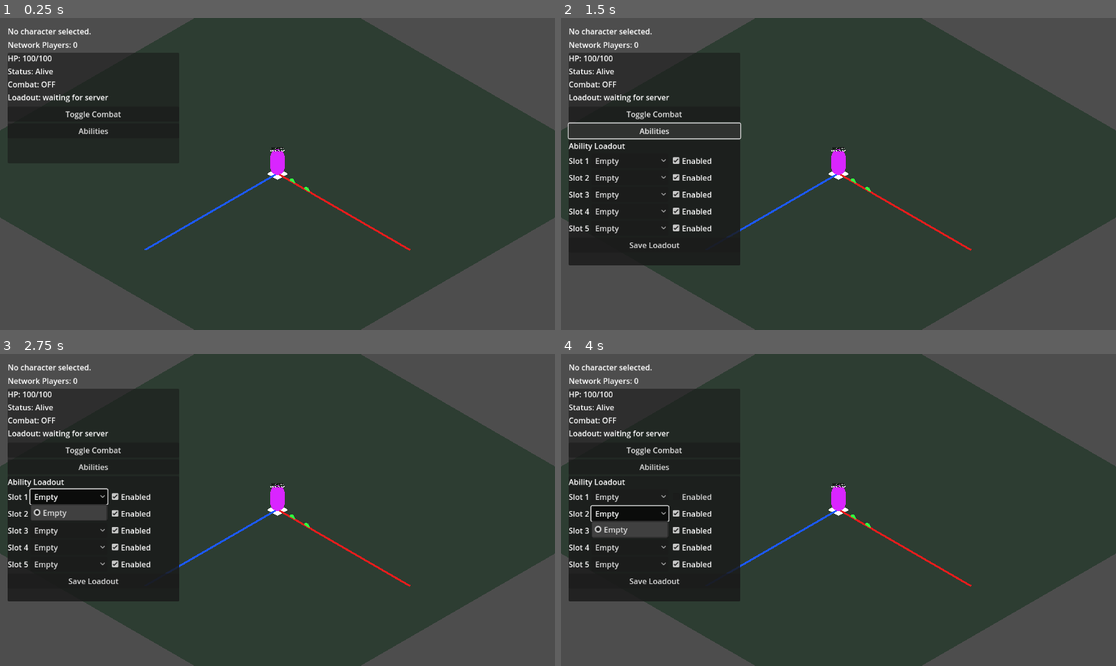
Above: before the commit, frames 1-4 (two rows, left to right).
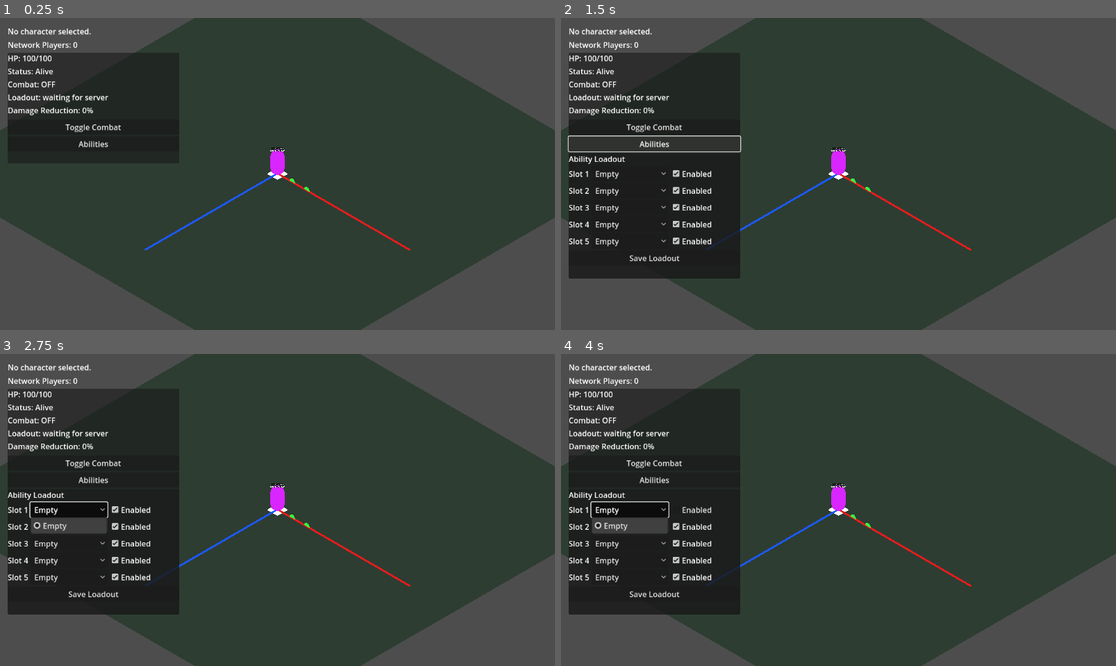
Above: after the commit, the same moments.

Repository: ademastrie/rpg_prototype
Game: Godot game, scene res://scenes/client/client_game.tscn
The game is run twice, just before and just after one commit, with the same random seed, the same clock (stepped at 60 frames per second) and the same inputs. This scene is started directly instead of the project's main scene.
Inputs:
- Up to frame 1 (0.25 s): no input
- Up to frame 2 (1.5 s): click "Toggle Combat" at 0.5 s; click "Abilities" at 1.25 s
- Up to frame 3 (2.75 s): click "Empty" at 2 s
- Up to frame 4 (4 s): click "Enabled" at 2.75 s; click "Empty" at 3.5 s

The runs differ from the first frame. In frame 1, 0.5% of the frame differs, in the area x 1-22%, y 28-42%; in frame 2, 4.3%; in frame 3, 4.8%, in the area x 1-33%, y 28-84%; in frame 4, 4.1%.

Commit message:
Add server-side player combat stats

Diff:
--- a/godot/scripts/client/client_game.gd
+++ b/godot/scripts/client/client_game.gd
@@ -47,6 +47,7 @@
 	world_spawner.player_spawned.connect(_on_player_spawned)
 	world_spawner.player_health_updated.connect(_on_player_health_updated)
 	world_spawner.player_down_state_updated.connect(_on_player_down_state_updated)
+	world_spawner.player_combat_stats_updated.connect(_on_player_combat_stats_updated)
 	world_spawner.combat_mode_updated.connect(_on_combat_mode_updated)
 	world_spawner.ability_enabled_updated.connect(_on_ability_enabled_updated)
 	world_spawner.ability_state_updated.connect(_on_ability_state_updated)
@@ -184,6 +185,13 @@
 		print("Local player is down.")
 
 
+func _on_player_combat_stats_updated(peer_id: int, combat_stats: Dictionary) -> void:
+	if peer_id != multiplayer.get_unique_id():
+		return
+
+	game_hud.call("update_combat_stats", combat_stats)
+
+
 func _on_player_down_state_updated(peer_id: int, is_down: bool) -> void:
 	if peer_id != multiplayer.get_unique_id():
 		return
--- a/godot/scripts/client/game_hud.gd
+++ b/godot/scripts/client/game_hud.gd
@@ -22,6 +22,7 @@
 var _ability_panel: PanelContainer = null
 var _ability_panel_button: Button = null
 var _ability_slot_rows: Array = []
+var _combat_stats_label: Label = null
 var _ability_panel_status: Label = null
 var _message_label: Label = null
 var _message_timer: SceneTreeTimer = null
@@ -33,6 +34,8 @@
 	update_health(100, 100)
 	update_down_state(false)
 	update_combat_mode(false)
+	_build_combat_stats_label()
+	update_combat_stats({})
 	update_loadout([])
 
 
@@ -65,6 +68,14 @@
 		combat_label.text = "Combat: OFF"
 
 
+func update_combat_stats(combat_stats: Dictionary) -> void:
+	if _combat_stats_label == null:
+		return
+
+	var damage_reduction: float = float(combat_stats.get("damage_reduction", 0.0))
+	_combat_stats_label.text = "Damage Reduction: %s%%" % int(round(damage_reduction * 100.0))
+
+
 func update_loadout(loadout_entries: Array) -> void:
 	_confirmed_loadout.clear()
 	_confirmed_loadout_entries.clear()
@@ -215,6 +226,12 @@
 	hud_vbox.add_child(_message_label)
 
 	_refresh_ability_panel_options()
+
+
+func _build_combat_stats_label() -> void:
+	_combat_stats_label = Label.new()
+	hud_vbox.add_child(_combat_stats_label)
+	hud_vbox.move_child(_combat_stats_label, loadout_label.get_index() + 1)
 
 
 func _refresh_ability_panel_options() -> void:
--- a/godot/scripts/shared/enemy_spawner.gd
+++ b/godot/scripts/shared/enemy_spawner.gd
@@ -643,7 +643,7 @@
 
 	var world_spawner: Node = get_node_or_null("../WorldSpawner")
 	if world_spawner != null:
-		world_spawner.call("apply_enemy_melee_damage", target_peer_id, _enemy_definition_int(enemy_id, "melee_attack_damage", 15))
+		world_spawner.call("apply_enemy_damage_to_player", target_peer_id, _enemy_definition_int(enemy_id, "melee_attack_damage", 15))
 
 
 func _clear_enemy_melee_windup(enemy_id: int) -> void:
@@ -715,7 +715,7 @@
 
 	var world_spawner: Node = get_node_or_null("../WorldSpawner")
 	if world_spawner != null:
-		world_spawner.call("apply_enemy_melee_damage", target_peer_id, _enemy_definition_int(enemy_id, "ranged_attack_damage", 12))
+		world_spawner.call("apply_enemy_damage_to_player", target_peer_id, _enemy_definition_int(enemy_id, "ranged_attack_damage", 12))
 
 
 func _clear_enemy_ranged_windup(enemy_id: int) -> void:
--- a/godot/scripts/shared/world_spawner.gd
+++ b/godot/scripts/shared/world_spawner.gd
@@ -4,6 +4,7 @@
 signal player_spawned(peer_id: int, player: Node3D)
 signal player_health_updated(peer_id: int, current_hp: int, max_hp: int)
 signal player_down_state_updated(peer_id: int, is_down: bool)
+signal player_combat_stats_updated(peer_id: int, combat_stats: Dictionary)
 signal combat_mode_updated(peer_id: int, combat_enabled: bool, loadout_entries: Array)
 signal ability_enabled_updated(peer_id: int, ability_name: String, enabled: bool)
 signal ability_state_updated(peer_id: int, ability_name: String, enabled: bool, active: bool, cooldown_remaining: float)
@@ -40,6 +41,7 @@
 var _player_max_hp_by_peer: Dictionary = {}
 var _player_current_hp_by_peer: Dictionary = {}
 var _player_is_down_by_peer: Dictionary = {}
+var _player_combat_stats_by_peer: Dictionary = {}
 var _player_respawn_positions: Dictionary = {}
 var _last_contact_damage_time_by_peer: Dictionary = {}
 var _combat_enabled_by_peer: Dictionary = {}
@@ -150,6 +152,7 @@
 	_player_max_hp_by_peer.erase(peer_id)
 	_player_current_hp_by_peer.erase(peer_id)
 	_player_is_down_by_peer.erase(peer_id)
+	_player_combat_stats_by_peer.erase(peer_id)
 	_player_respawn_positions.erase(peer_id)
 	_last_contact_damage_time_by_peer.erase(peer_id)
 	_combat_enabled_by_peer.erase(peer_id)
@@ -217,6 +220,7 @@
 	_unlocked_abilities_by_peer[peer_id] = unlocked_abilities.duplicate()
 	_ability_enabled_by_peer[peer_id] = _ability_enabled_state_for_loadout(effective_loadout, ability_enabled)
 	_last_ability_time_by_peer[peer_id] = {}
+	_recalculate_player_combat_stats(peer_id)
 	rpc("apply_player_health_update", peer_id, player_max_hp, player_max_hp)
 	rpc("apply_player_down_state", peer_id, false)
 	rpc_id(peer_id, "apply_ability_catalog_update", peer_id, _unlocked_abilities_by_peer[peer_id] as Array)
@@ -288,12 +292,16 @@
 
 		var player_position: Vector3 = players[peer_id] as Vector3
 		if _is_enemy_in_contact_range(player_position, enemy_positions):
-			if apply_enemy_melee_damage(peer_id_int, enemy_contact_damage):
+			if apply_enemy_damage_to_player(peer_id_int, enemy_contact_damage):
 				_last_contact_damage_time_by_peer[peer_id] = now_seconds
 
 
 func apply_enemy_melee_damage(peer_id: int, damage: int) -> bool:
-	if not multiplayer.is_server() or damage <= 0 or not players.has(peer_id):
+	return apply_enemy_damage_to_player(peer_id, damage)
+
+
+func apply_enemy_damage_to_player(peer_id: int, raw_damage: int) -> bool:
+	if not multiplayer.is_server() or raw_damage <= 0 or not players.has(peer_id):
 		return false
 	if bool(_player_is_down_by_peer.get(peer_id, false)):
 		return false
@@ -302,7 +310,8 @@
 	if current_hp <= 0:
 		return false
 
-	current_hp = max(current_hp - damage, 0)
+	var final_damage: int = _modified_player_damage_taken(peer_id, raw_damage)
+	current_hp = max(current_hp - final_damage, 0)
 	_player_current_hp_by_peer[peer_id] = current_hp
 	var max_hp: int = int(_player_max_hp_by_peer.get(peer_id, player_max_hp))
 	rpc("apply_player_health_update", peer_id, current_hp, max_hp)
@@ -310,6 +319,33 @@
 		_mark_player_down(peer_id)
 
 	return true
+
+
+func _modified_player_damage_taken(peer_id: int, raw_damage: int) -> int:
+	var combat_stats: Dictionary = _player_combat_stats_by_peer.get(peer_id, _default_player_combat_stats()) as Dictionary
+	var damage_reduction: float = clamp(float(combat_stats.get("damage_reduction", 0.0)), 0.0, 0.95)
+	return max(int(round(float(raw_damage) * (1.0 - damage_reduction))), 1)
+
+
+func _default_player_combat_stats() -> Dictionary:
+	return {
+		"damage_reduction": 0.0,
+	}
+
+
+func _recalculate_player_combat_stats(peer_id: int) -> void:
+	if not multiplayer.is_server() or not players.has(peer_id):
+		return
+
+	var combat_stats: Dictionary = _default_player_combat_stats()
+	var loadout: Array = _loadout_by_peer.get(peer_id, []) as Array
+	# Temporary prototype modifier: Slash grants damage reduction while slotted.
+	# Future modifiers should come from backend ability effects, gear, buffs/debuffs.
+	if loadout.has("Slash"):
+		combat_stats["damage_reduction"] = 0.20
+
+	_player_combat_stats_by_peer[peer_id] = combat_stats
+	rpc_id(peer_id, "apply_player_combat_stats_update", peer_id, combat_stats)
 
 
 func _mark_player_down(peer_id: int) -> void:
@@ -346,6 +382,7 @@
 	_player_current_hp_by_peer[peer_id] = max_hp
 	_player_is_down_by_peer[peer_id] = false
 	_last_contact_damage_time_by_peer[peer_id] = float(Time.get_ticks_msec()) / 1000.0
+	_recalculate_player_combat_stats(peer_id)
 	rpc("spawn_player", peer_id, respawn_position, str(_character_names_by_peer.get(peer_id, "")))
 	rpc("apply_position_snapshot", peer_id, respawn_position, _aim_direction_by_peer.get(peer_id, Vector2(0.0, -1.0)) as Vector2)
 	rpc("apply_player_health_update", peer_id, max_hp, max_hp)
@@ -477,6 +514,7 @@
 	_unlocked_abilities_by_peer[peer_id] = unlocked_abilities.duplicate()
 	_ability_enabled_by_peer[peer_id] = _ability_enabled_state_for_loadout(loadout, ability_enabled)
 	_last_ability_time_by_peer[peer_id] = {}
+	_recalculate_player_combat_stats(peer_id)
 	rpc_id(peer_id, "apply_ability_catalog_update", peer_id, _unlocked_abilities_by_peer[peer_id] as Array)
 	rpc("apply_combat_mode_update", peer_id, bool(_combat_enabled_by_peer.get(peer_id, false)), _loadout_entries(peer_id))
 	_send_ability_enabled_states(peer_id)
@@ -759,6 +797,12 @@
 
 
 @rpc("authority", "call_remote", "reliable")
+func apply_player_combat_stats_update(peer_id: int, combat_stats: Dictionary) -> void:
+	_player_combat_stats_by_peer[peer_id] = combat_stats.duplicate()
+	player_combat_stats_updated.emit(peer_id, combat_stats)
+
+
+@rpc("authority", "call_remote", "reliable")
 func apply_combat_mode_update(peer_id: int, combat_enabled: bool, loadout_entries: Array) -> void:
 	_combat_enabled_by_peer[peer_id] = combat_enabled
 	var loadout: Array = []
